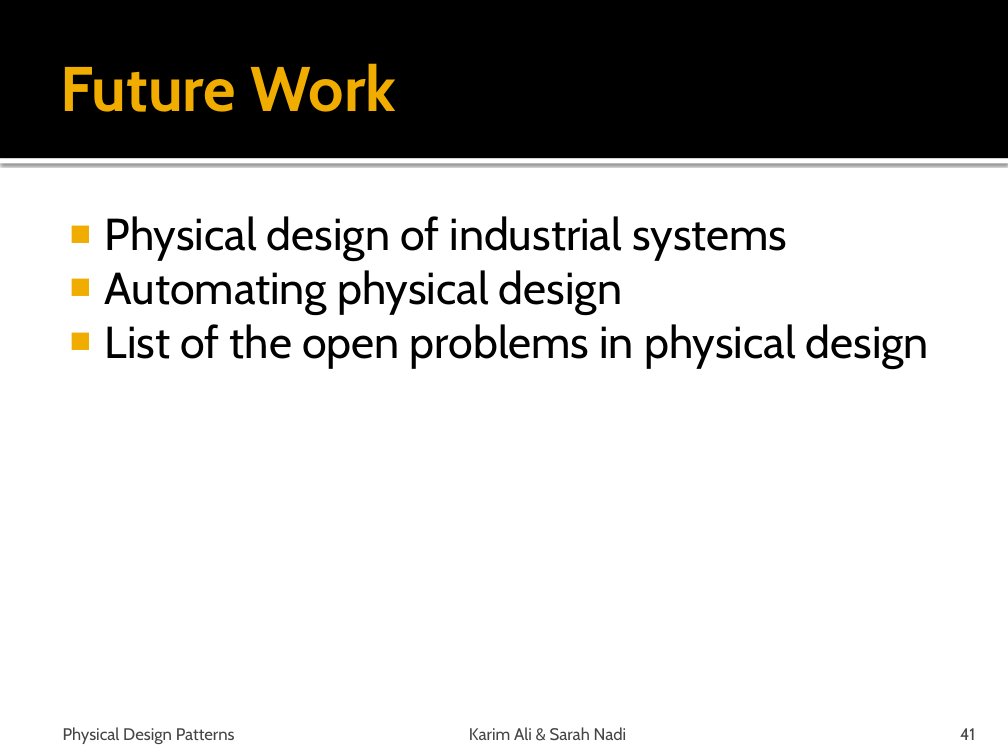
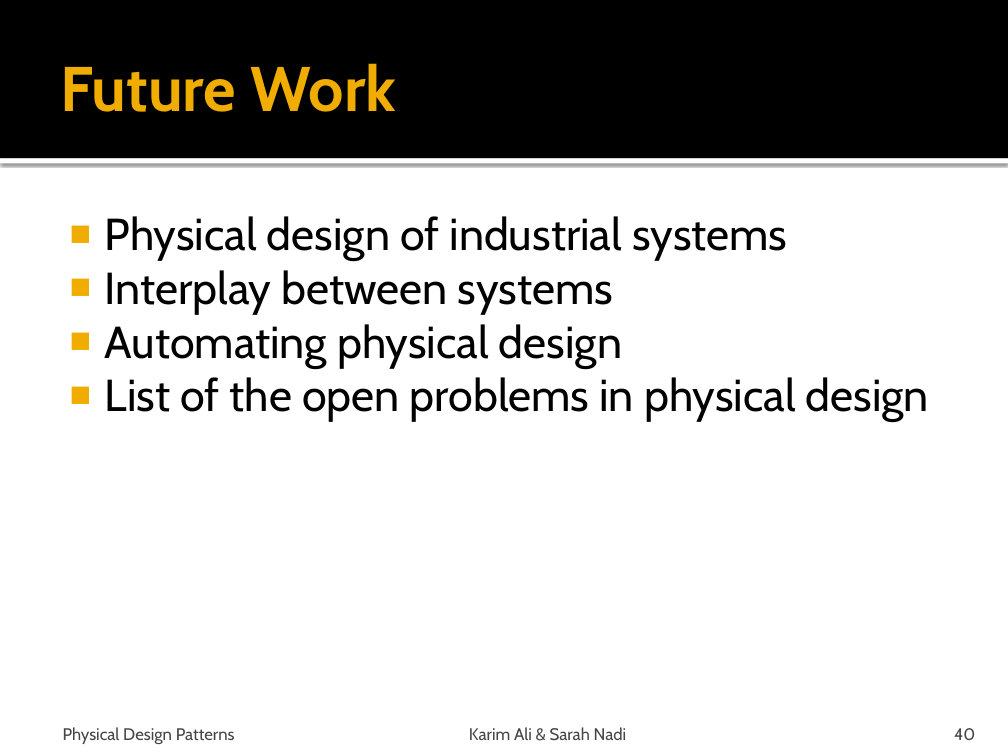
Before and after one commit to snadi/cs848-db, a slide deck: slide 40 of cs848-db/PhysDesignPres.pptx (slide 41 before the commit). Drawn at 1008x756 pixels with LibreOffice and Linux fonts; fonts in the diff are those of the drawing. Boxes give left, top, right and bottom in pixels: in the first picture for what was removed or moved away, otherwise in the second. Text is boxed around its words. In the diff, an @@ line names an element or a change of style, - is before the commit and + after.

```diff
--- a/cs848-db/PhysDesignPres.pptx
+++ b/cs848-db/PhysDesignPres.pptx
@@ text at bbox=[105, 270, 613, 314]: paragraph added @@
+■ Interplay between systems
@@ page number at bbox=[954, 728, 975, 740]: text changed @@
-41
+40
```
Also in this commit, not shown: 10 other slides changed, 1 slide removed.
